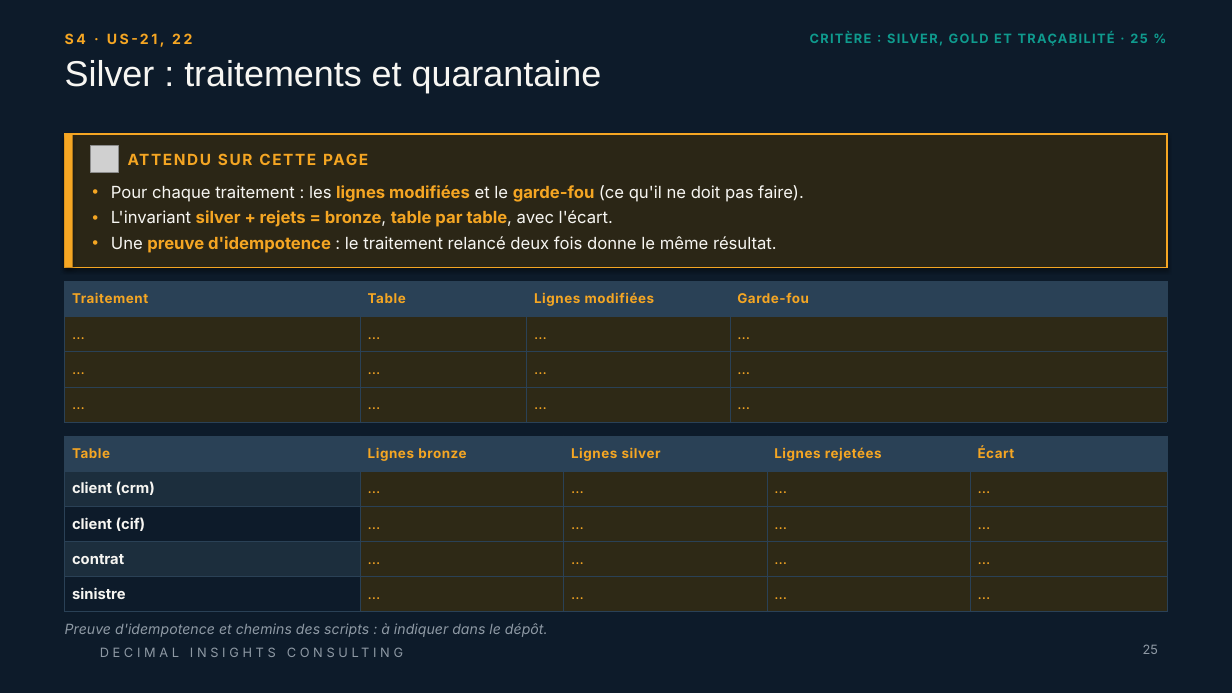
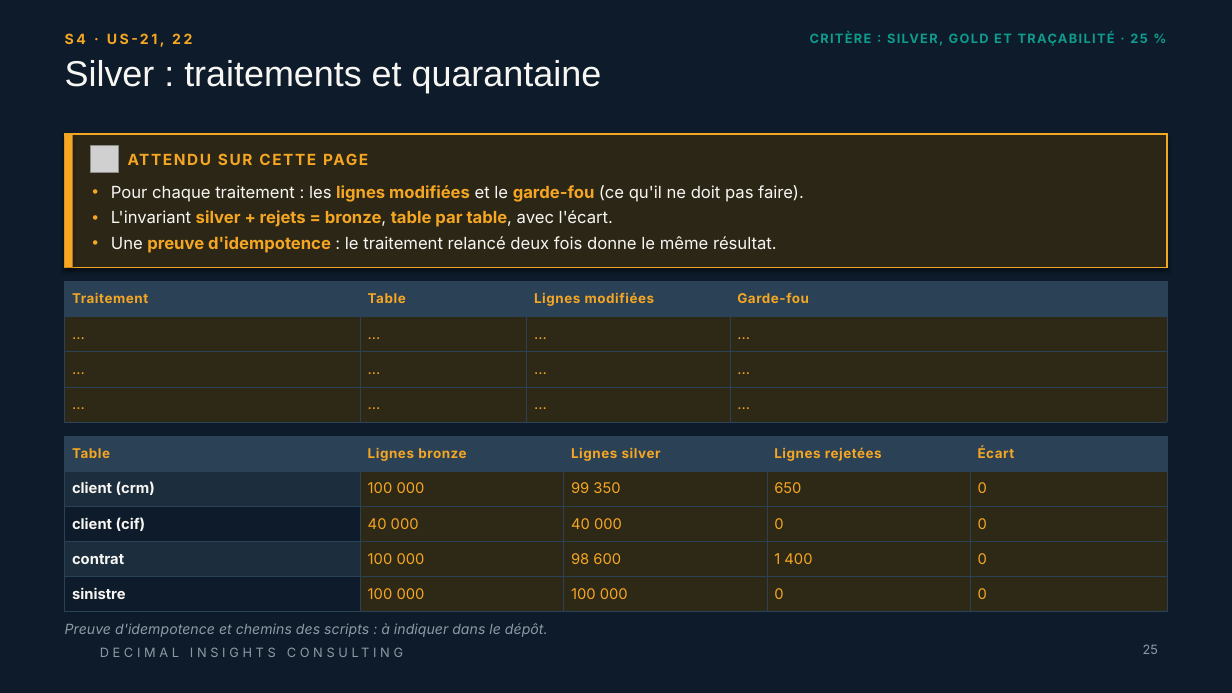
Before and after one commit to 0TRDavid/td-qualite-g00, a slide deck: slide 25 of livrables/Livrable_Groupe_TD_AssurConnect.pptx. Drawn at 1232x693 pixels with LibreOffice and Linux fonts; fonts in the diff are those of the drawing; grey boxes stand for pictures; background and template pictures are left out. Boxes give left, top, right and bottom in pixels: in the first picture for what was removed or moved away, otherwise in the second. Text is boxed around its words. In the diff, an @@ line names an element or a change of style, - is before the commit and + after.

```diff
--- a/livrables/Livrable_Groupe_TD_AssurConnect.pptx
+++ b/livrables/Livrable_Groupe_TD_AssurConnect.pptx
@@ table at [65,436,1167,612] @@
-row 2: client (crm) | … | … | … | …
+row 2: client (crm) | 100 000 | 99 350 | 650 | 0
-row 3: client (cif) | … | … | … | …
+row 3: client (cif) | 40 000 | 40 000 | 0 | 0
-row 4: contrat | … | … | … | …
+row 4: contrat | 100 000 | 98 600 | 1 400 | 0
-row 5: sinistre | … | … | … | …
+row 5: sinistre | 100 000 | 100 000 | 0 | 0
```
Also in this commit, not shown: 13 other slides changed, 1 other file.
